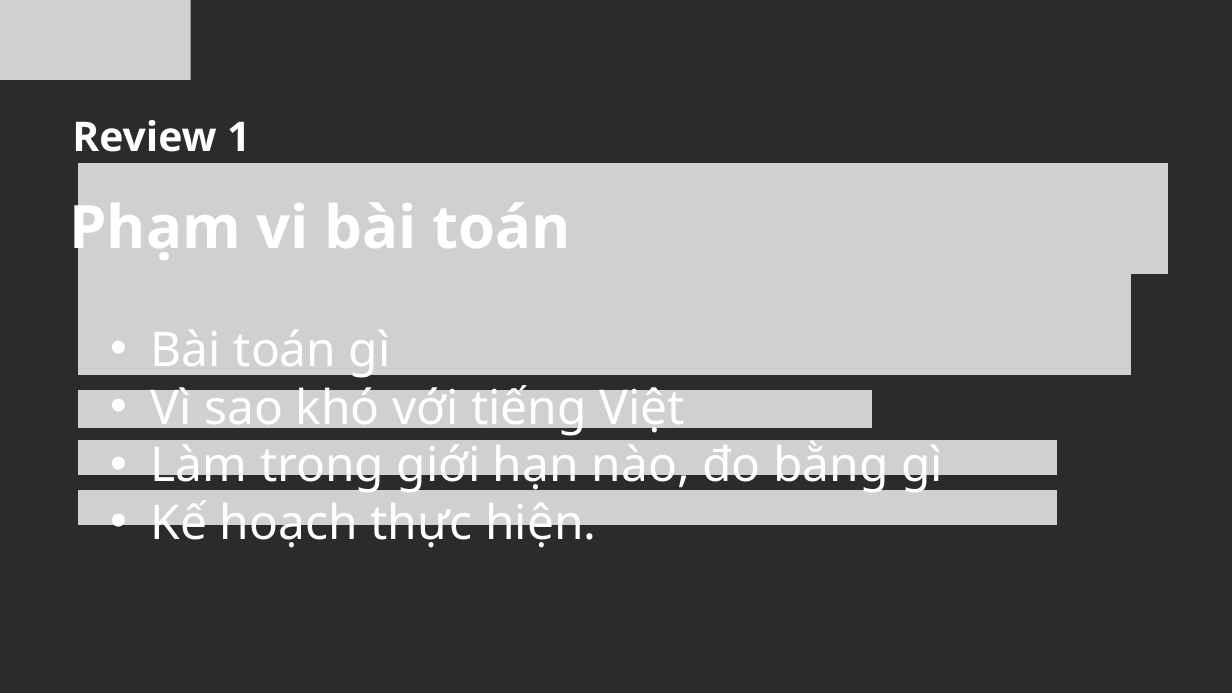
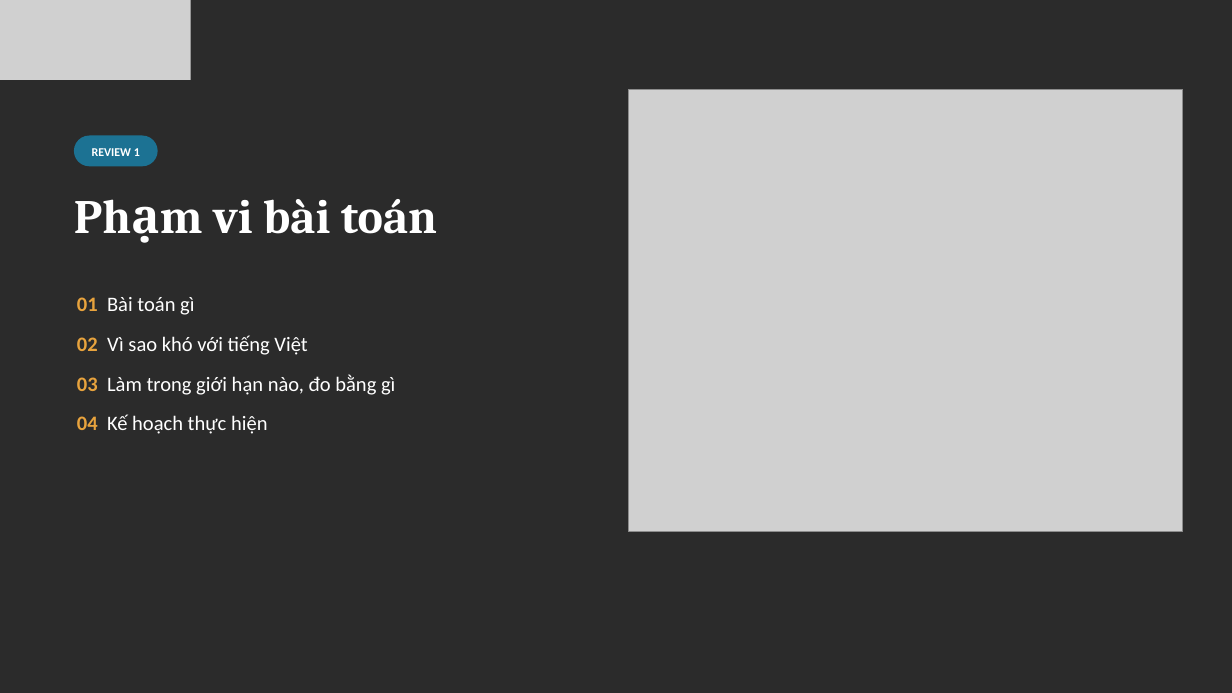
Before and after one commit to PLHGNAOH/ViVQA-VLM, a slide deck: slide 2 of docs/04_slides/cumulative/ViVQA-VLM_Review1-2_KLTN.pptx (slide 3 before the commit). Drawn at 1232x693 pixels with LibreOffice and Linux fonts; fonts in the diff are those of the drawing; grey boxes stand for pictures; background and template pictures are left out; a plain dark background stands for a picture behind light text. Boxes give left, top, right and bottom in pixels: in the first picture for what was removed or moved away, otherwise in the second. Text is boxed around its words. In the diff, an @@ line names an element or a change of style, - is before the commit and + after.

```diff
--- a/docs/04_slides/cumulative/ViVQA-VLM_Review1-2_KLTN.pptx
+++ b/docs/04_slides/cumulative/ViVQA-VLM_Review1-2_KLTN.pptx
@@ picture added at [628, 89, 1183, 532] @@
@@ rounded rectangle "REVIEW 1": place and size @@
-rounded rectangle "REVIEW 1" at [72, 120, 250, 152]
+rounded rectangle "REVIEW 1" at [74, 136, 158, 166]
@@ rounded rectangle "REVIEW 1" at [74, 136, 158, 166]: vertical alignment top to middle; fill none to #1C7293 @@
@@ text in rounded rectangle at [92, 148, 140, 156]: text changed; size 47.7 to 14 pt; font Noto Sans to Calibri @@
-Review 1
+REVIEW 1
@@ picture removed at [78, 163, 1168, 274] @@
@@ text added at [213, 199, 437, 234], 56 pt, text #FFFFFF, bold @@
+Phạm vi bài toán
@@ text at [77, 297, 395, 434]: text changed; size 56.1 to 24 pt; font Noto Sans to Calibri @@
-Phạm vi bài toán
-  • Bài toán gì
-  • Vì sao khó với tiếng Việt
-  • Làm trong giới hạn nào, đo bằng gì
-  • Kế hoạch thực hiện.
+01 Bài toán gì
+02 Vì sao khó với tiếng Việt
+03 Làm trong giới hạn nào, đo bằng gì
+04 Kế hoạch thực hiện
@@ picture removed at [78, 274, 1131, 375] @@
@@ picture removed at [78, 390, 872, 428] @@
@@ picture removed at [78, 440, 1057, 475] @@
@@ picture removed at [78, 490, 1057, 525] @@
```
Also in this commit, not shown: 37 other slides changed, 4 slides removed, 3 other files.
